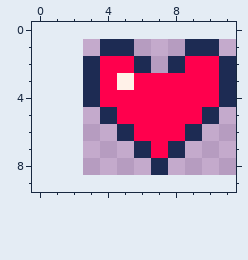
Two versions of one pixel-art file, apps/tamagotchi-plus/assets/heart.aseprite. Above is the file before it was changed.
9x8 pixels, 1 frame. The old version is drawn lined up with the new one, on the new canvas.
And afterwards:
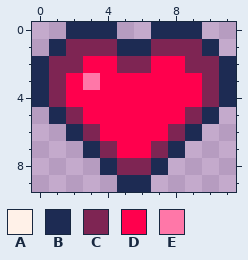
Palette (. is transparent): A #fff1e8  B #1d2b53  C #7e2553  D #ff004d  E #ff77a8
The edit:
canvas 9x8 -> 12x10, the old top-left corner now at 3,1
@@ x 0..11 @@
- 0 ............
- 1 ....BB...BB.
- 2 ...BDDB.BDDB
- 3 ...BDADDDDDB
- 4 ...BDDDDDDDB
- 5 ....BDDDDDB.
- 6 .....BDDDB..
- 7 ......BDB...
- 8 .......B....
- 9 ............
+ 0 ..BBB..BBB..
+ 1 .BCCCBBCCCB.
+ 2 BCCDDCCDDCCB
+ 3 BCDEDDDDDDCB
+ 4 BCDDDDDDDDCB
+ 5 .BCDDDDDDCB.
+ 6 ..BCDDDDCB..
+ 7 ...BCDDCB...
+ 8 ....BCCB....
+ 9 .....BB.....
